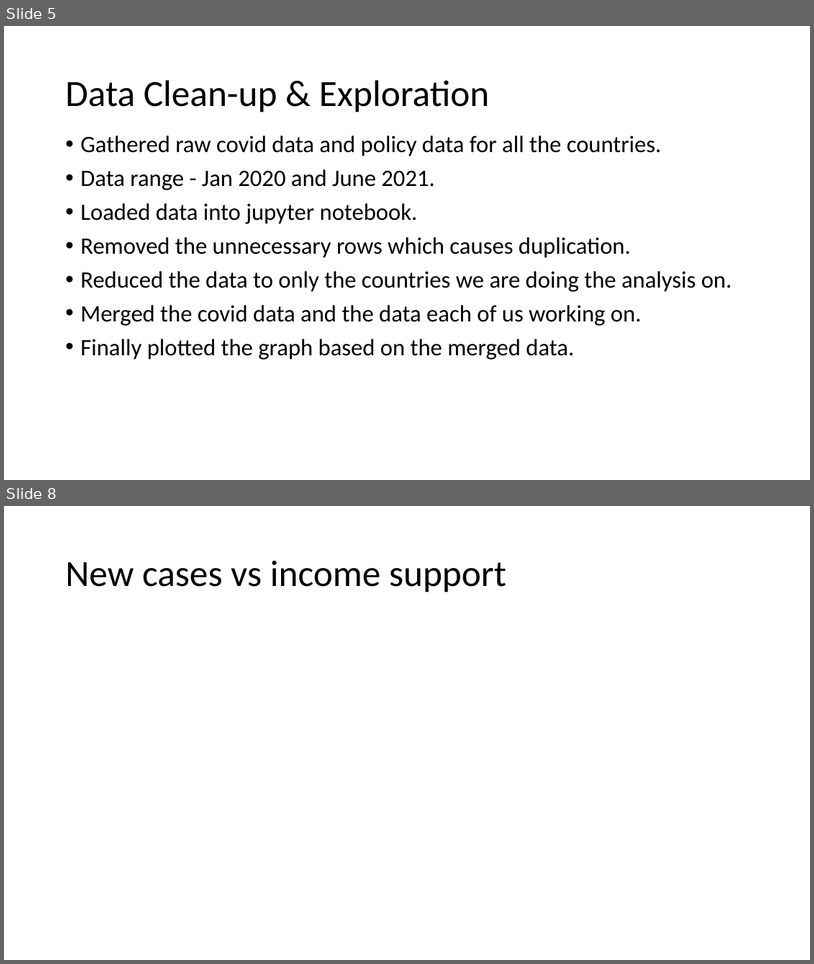
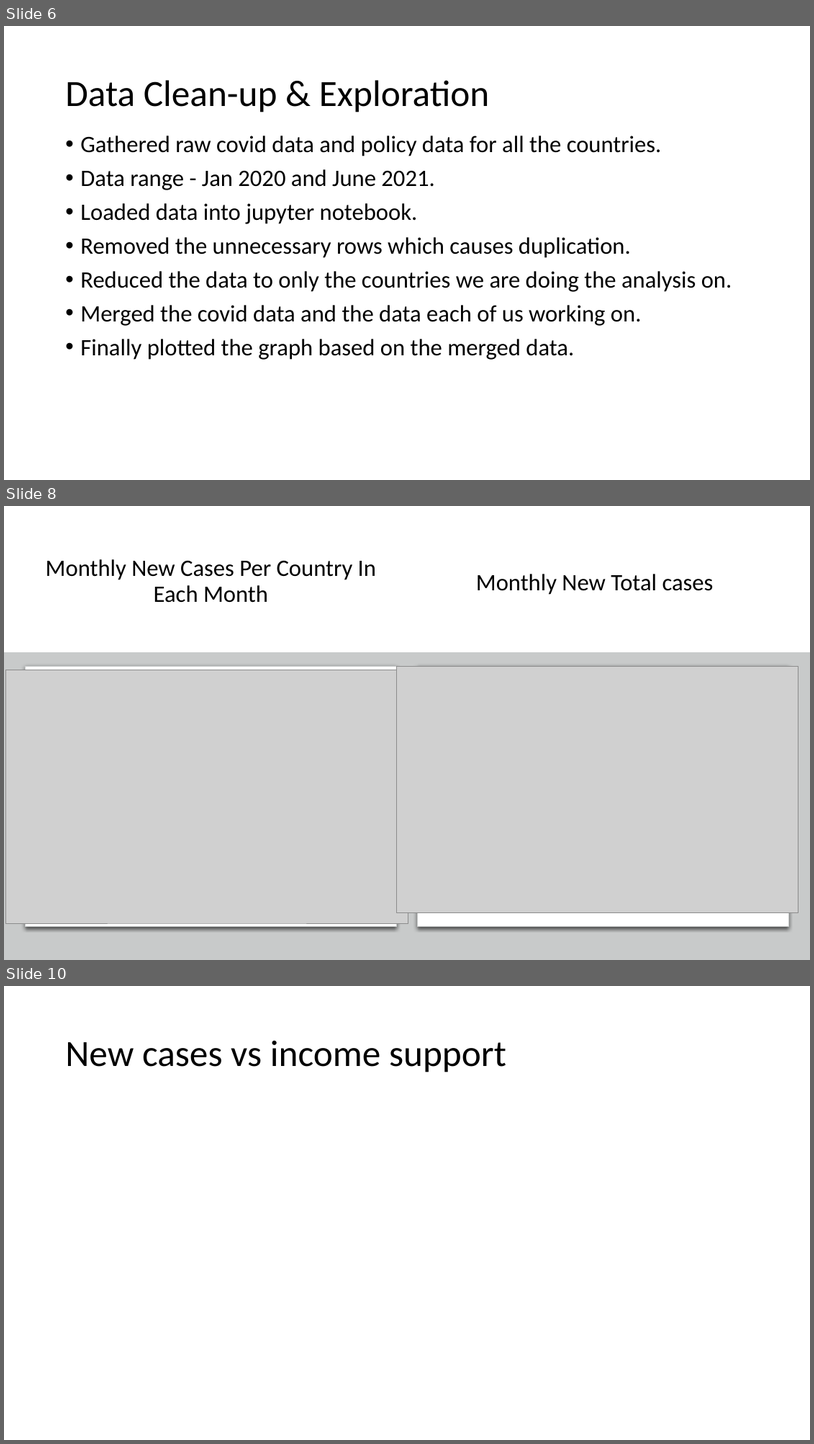
Before and after one commit to nithiyasuresh/Project-1-Covid-PolicyChangesAnalysis, a slide deck: Output/Policy_Changes.pptx. Shown one above the other, each under a label of ours: slides 5 and 8 before the commit, slides 6, 8 and 10 after it; the slides between them are not shown. The pictures are 814x964 and 814x1444 pixels, drawn with LibreOffice and Linux fonts; fonts in the diff are those of the drawing; grey boxes stand for pictures. Boxes give left, top, right and bottom in pixels: in the first picture for what was removed or moved away, otherwise in the second. Text is boxed around its words. In the diff, an @@ line names an element or a change of style, - is before the commit and + after.

```diff
--- a/Output/Policy_Changes.pptx
+++ b/Output/Policy_Changes.pptx
@@ slide 8 added at (4, 506, 810, 960), background #FFFFFF @@
@@ title added at (46, 559, 376, 602), 28 pt, text #000000 @@
+Monthly New Cases Per Country In Each Month
@@ text added at (476, 574, 714, 595), 28 pt, text #000000 @@
+Monthly New Total cases
@@ rectangle added at (4, 652, 810, 960), fill #C8CACA @@
@@ picture added at (6, 669, 408, 923) @@
@@ rounded rectangle added at (25, 667, 396, 926), fill #FFFFFF, outline #C8CACA 0.75 pt @@
@@ picture added at (396, 667, 799, 913) @@
@@ rounded rectangle added at (418, 667, 790, 926), fill #FFFFFF, outline #C8CACA 0.75 pt @@
@@ what was slide 5 is now slide 6 @@
@@ what was slide 8 is now slide 10 @@
```
Also in this commit, not shown: 2 slides changed, 1 slide removed, 3 other files.
